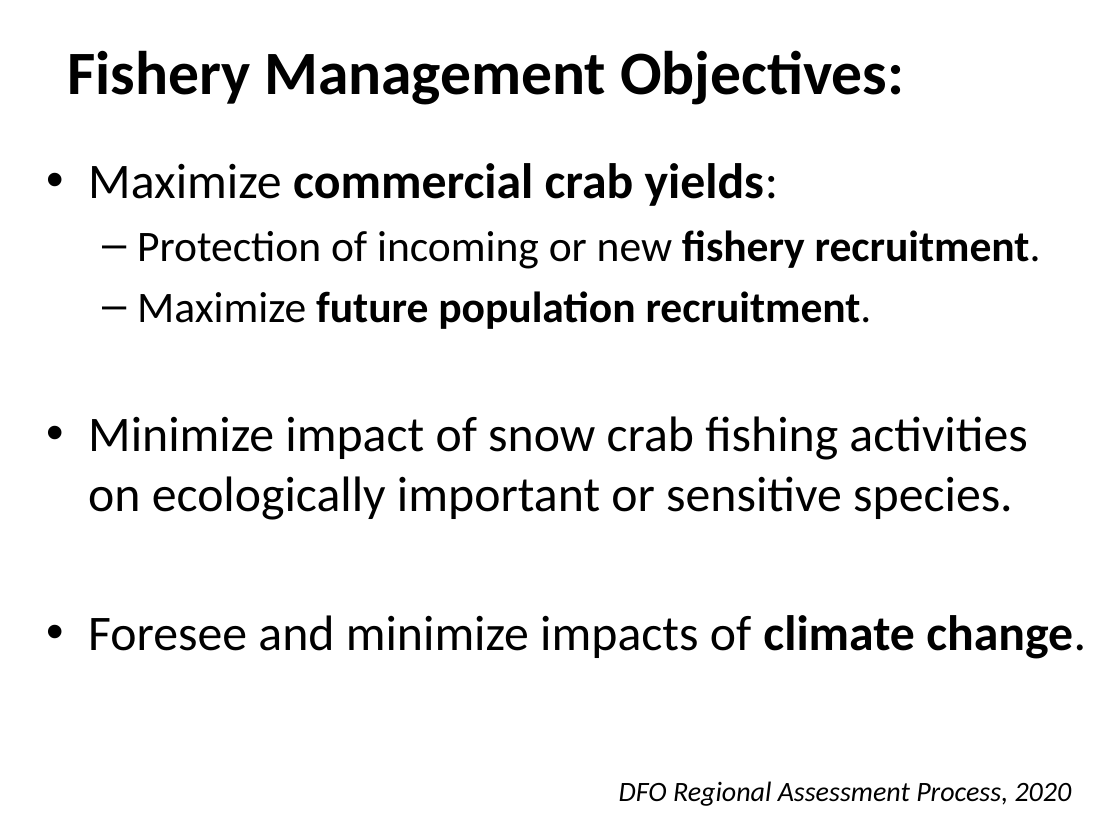
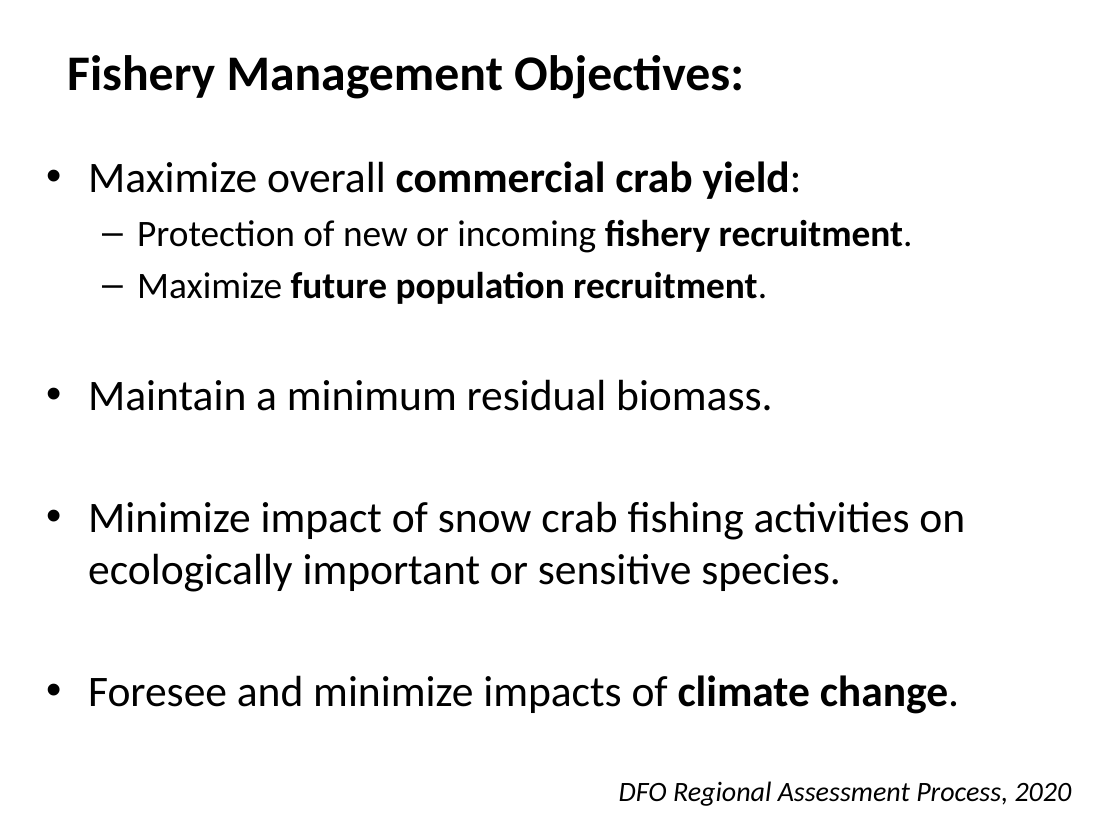
Before and after one commit to TobieSurette/snow-crab-stock-assessment-2020, a slide deck: slide 5 of documents/presentations/Context extra.pptx. Drawn at 1120x840 pixels with LibreOffice and Linux fonts; fonts in the diff are those of the drawing. Boxes give left, top, right and bottom in pixels: in the first picture for what was removed or moved away, otherwise in the second. Text is boxed around its words. In the diff, an @@ line names an element or a change of style, - is before the commit and + after.

```diff
--- a/documents/presentations/Context extra.pptx
+++ b/documents/presentations/Context extra.pptx
@@ title "Fishery Management Objectives:" at (x1=67, y1=55, x2=744, y2=99): size 39.6 to 32 pt @@
@@ text at (x1=88, y1=161, x2=913, y2=253): text changed; size 28 to 24 pt; bold off @@
-• Maximize commercial crab yields:
-  – Protection of incoming or new fishery recruitment.
+• Maximize overall commercial crab yield:
+  – Protection of new or incoming fishery recruitment.
@@ text at (x1=88, y1=271, x2=965, y2=714): size 28 to 24 pt in "Maximize future population recruitment."; size 32 to 28 pt in "Minimize impact of snow crab fishing activities ...", "Foresee and minimize impacts of climate change." @@
@@ text at (x1=88, y1=379, x2=772, y2=411): paragraph added @@
+• Maintain a minimum residual biomass.
```
Also in this commit, not shown: 1 other slide changed, 1 slide added, 1 slide removed, 1 other file.
